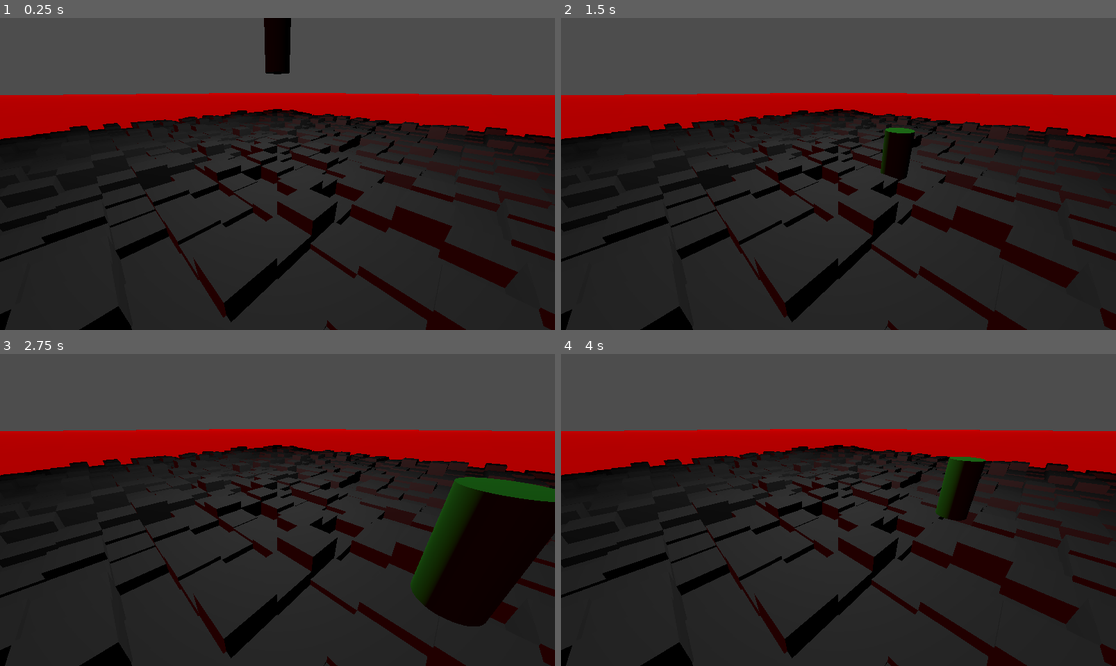
Above: before the commit, frames 1-4 (two rows, left to right).
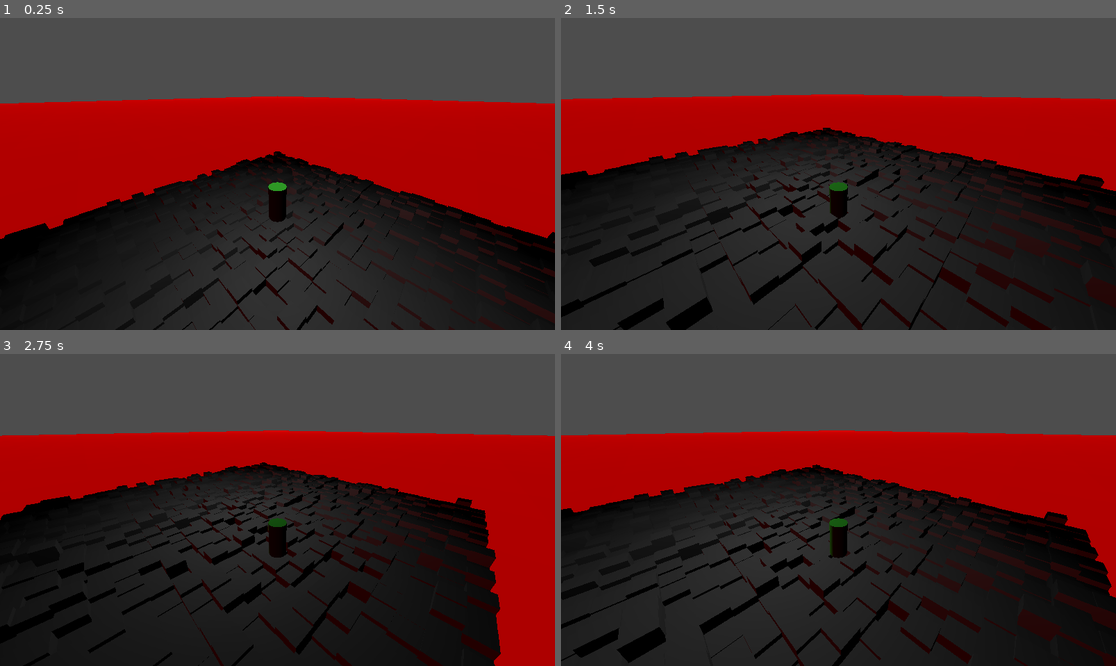
Above: after the commit, the same moments.

Repository: spacemanstan/CrumbleCave
Game: Godot game, scene res://world.tscn
Two runs of this game, one before a commit and one after it. Both use one fixed random seed, a clock stepped at 60 frames per second and the inputs below.
Inputs:
- Up to frame 1 (0.25 s): no input
- Up to frame 2 (1.5 s): tap Enter (ui_accept) at 0.5, 0.77 s; hold Right (ui_right) 0.53-1.28 s; hold Down (ui_down) from 1.28 s (still down)
- Up to frame 3 (2.75 s): tap Enter (ui_accept) at 1.52 s; release Down (ui_down) at 2.03 s; hold Right (ui_right) from 2.03 s (still down)
- Up to frame 4 (4 s): release Right (ui_right) at 2.78 s; hold Up (ui_up) 2.78-3.53 s; tap Enter (ui_accept) at 3.02, 3.77 s; hold Left (ui_left) from 3.53 s (still down)

The runs differ from the first frame. In frame 1, 38% of the frame differs, in the area x 0-100%, y 0-100%; in frame 2, 27%; in frame 3, 30%; in frame 4, 30%.

Commit message:
I forgot to have the lava rise

Diff:
--- a/world.tscn
+++ b/world.tscn
@@ -18,8 +18,8 @@
 [node name="player" parent="." instance=ExtResource("2_8g7m2")]
 transform = Transform3D(1, 0, 0, 0, 1, 0, 0, 0, 1, 0, 5, 0)
 
-[node name="Camera3D" type="Camera3D" parent="."]
-transform = Transform3D(0.707107, -0.298445, 0.641039, 0, 0.906566, 0.422065, -0.707107, -0.298445, 0.641039, 6, 4, 6)
+[node name="Camera3D" type="Camera3D" parent="player"]
+transform = Transform3D(0.707107, -0.298445, 0.641039, 0, 0.906566, 0.422065, -0.707107, -0.298445, 0.641039, 6, 6.70297, 6)
 fov = 82.2821
 
 [node name="OmniLight3D" type="OmniLight3D" parent="."]
@@ -33,7 +33,7 @@
 axis = 1
 texture = SubResource("GradientTexture2D_ii0j0")
 script = ExtResource("4_24ce5")
-riseRate = 0.0
+riseRate = 0.01
 
 [node name="LavaLight" type="DirectionalLight3D" parent="."]
 light_color = Color(0.745098, 0, 0.0156863, 1)
